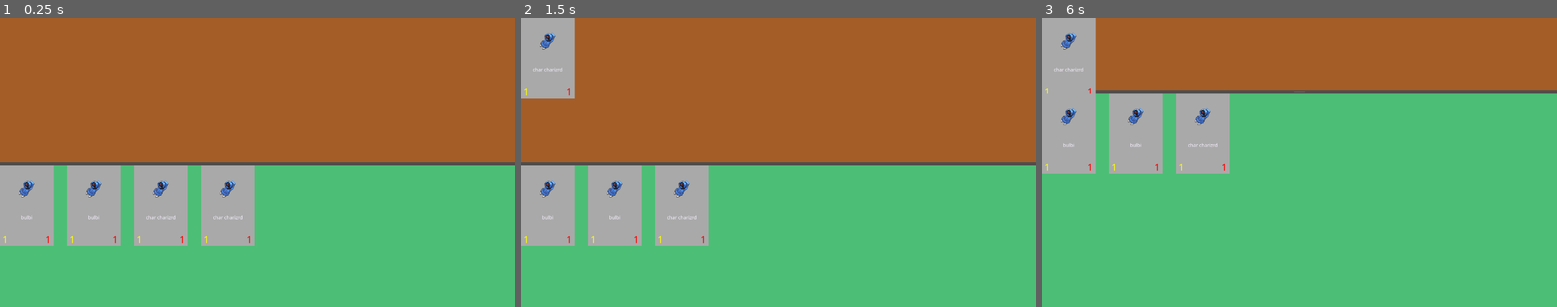
Above: before the commit, frames 1-3 (left to right).
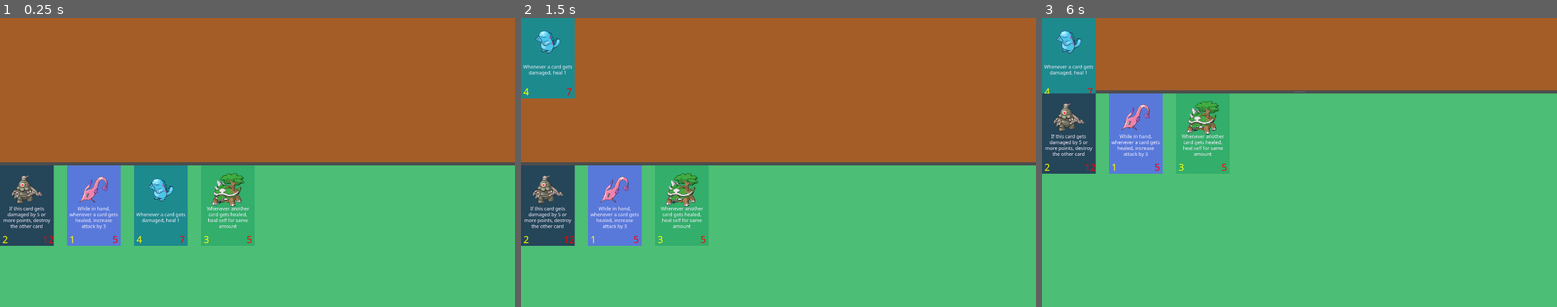
Above: after the commit, the same moments.

Repository: fkeyzuwu/Tutorial-Card-Game
Game: Godot game, scene res://table.tscn
The game is run twice, just before and just after one commit, with the same random seed, the same clock (stepped at 60 frames per second) and the same inputs.
Inputs (mouse positions are in pixels of both pictures, inside the frame that each line leads up to):
- Up to frame 1 (0.25 s): no input
- Up to frame 2 (1.5 s): tap Enter at 0.5 s; move the mouse to (587, 165) at 0.52 s; press the mouse at (587, 165) at 0.53 s; tap Space at 1.25 s; move the mouse to (654, 165) at 1.27 s; release the mouse at (654, 165) at 1.28 s; tap Middle mouse button (mouse_middle) at 1.35 s; click (654, 165) at 1.42 s
- Up to frame 3 (6 s): tap Enter at 2, 3.5 s; hold Right mouse button (mouse_right) 2.03-2.78 s; click (1175, 165) at 2.17 s; tap Space at 2.75, 4.25 s; move the mouse to (1273, 220) at 2.77 s; click (1273, 220) at 2.85 s; move the mouse to (1454, 205) at 3.52 s; hold Middle mouse button (mouse_middle) 3.53-4.28 s; click (1454, 205) at 3.67 s; move the mouse to (1145, 119) at 4.27 s; right-click (1145, 119) at 4.35 s; click (1145, 119) at 4.42 s; move the mouse to (1325, 162) at 5.02 s; press the mouse at (1325, 162) at 5.03 s; move the mouse to (1222, 90) at 5.77 s; release the mouse at (1222, 90) at 5.78 s; tap Middle mouse button (mouse_middle) at 5.85 s; click (1222, 90) at 5.92 s

The runs differ from the first frame. In frame 1, 11% of the frame differs, in the area x 0-50%, y 51-79%; in frame 2, 12%, in the area x 0-37%, y 0-79%; in frame 3, 11%.

Commit message:
Update deck.tres

Diff:
--- a/DeckBuilder/Decks/deck.tres
+++ b/DeckBuilder/Decks/deck.tres
@@ -1,10 +1,12 @@
-[gd_resource type="Resource" script_class="Deck" load_steps=2 format=3 uid="uid://dd7ylotch0p6g"]
+[gd_resource type="Resource" script_class="Deck" load_steps=2 format=3]
 
-[ext_resource type="Script" path="res://DeckBuilder/Deck.gd" id="1_aenjx"]
+[ext_resource type="Script" path="res://DeckBuilder/Deck.gd" id="1_alp7p"]
 
 [resource]
-script = ExtResource("1_aenjx")
+script = ExtResource("1_alp7p")
 cards = {
-"blastoise.tres": 2,
-"charizard.tres": 2
+"dusclops.tres": 1,
+"gorebyss.tres": 1,
+"quagsire.tres": 1,
+"torterra.tres": 1
 }
